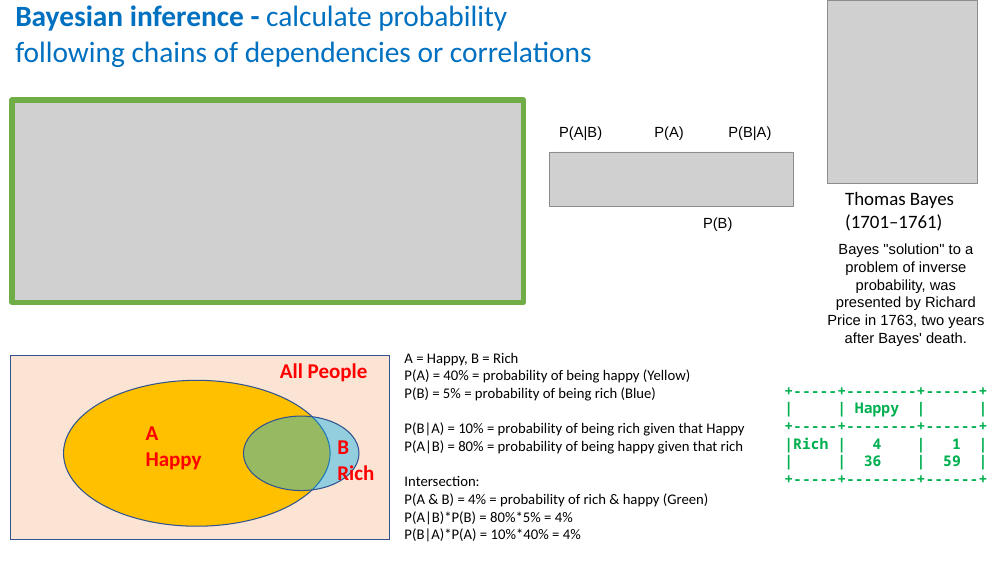
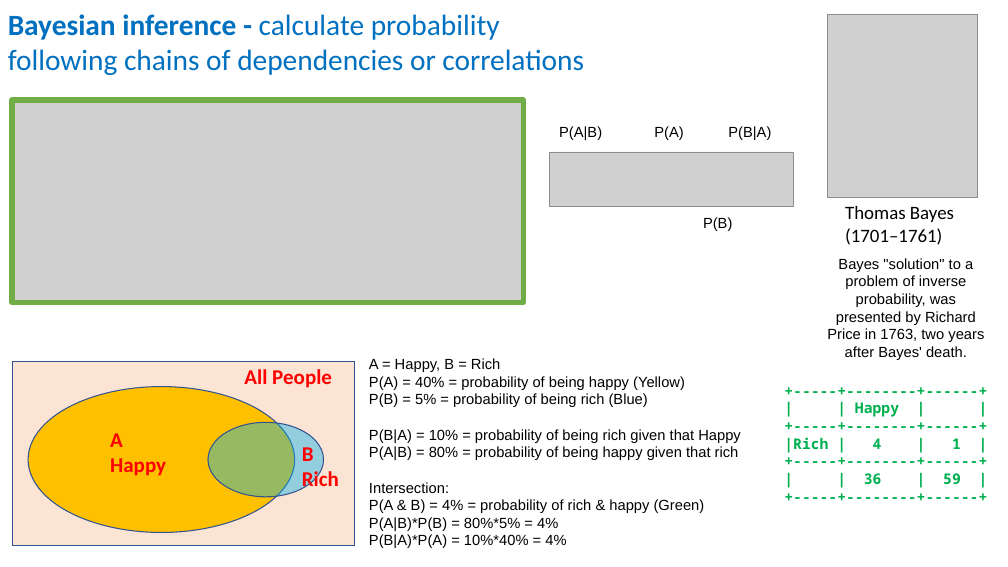
Before and after one commit to lselector/statistics, a slide deck: slide 6 of statistics_01_probability.pptx. Drawn at 1008x567 pixels with LibreOffice and Linux fonts; fonts in the diff are those of the drawing; grey boxes stand for pictures. Boxes give left, top, right and bottom in pixels: in the first picture for what was removed or moved away, otherwise in the second. Text is boxed around its words. In the diff, an @@ line names an element or a change of style, - is before the commit and + after.

```diff
--- a/statistics_01_probability.pptx
+++ b/statistics_01_probability.pptx
@@ text "Bayesian inference - calculate probability": place and size @@
-text "Bayesian inference - calculate probability" at (15, 5, 592, 67)
+text "Bayesian inference - calculate probability" at (8, 14, 584, 75)
@@ 2 texts, 1 picture: place and size @@
-2 texts, 1 picture at (827, 0, 984, 346)
+2 texts, 1 picture at (827, 14, 984, 360)
@@ text "A = Happy, B = ...": place and size @@
-text "A = Happy, B = ..." at (404, 352, 744, 542)
+text "A = Happy, B = ..." at (369, 358, 741, 548)
@@ text "A = Happy, B = ..." at (369, 358, 741, 548): font Calibri to Arial @@
@@ rectangle: place and size @@
-rectangle at (11, 355, 390, 540)
+rectangle at (13, 361, 355, 546)
@@ text at (784, 402, 961, 484): paragraph added @@
++-----+--------+------+
@@ 3 texts, 2 ellipses: place and size @@
-3 texts, 2 ellipses at (64, 363, 374, 526)
+3 texts, 2 ellipses at (28, 369, 339, 532)
```
Also in this commit, not shown: 7 other slides changed, 3 slides added.
